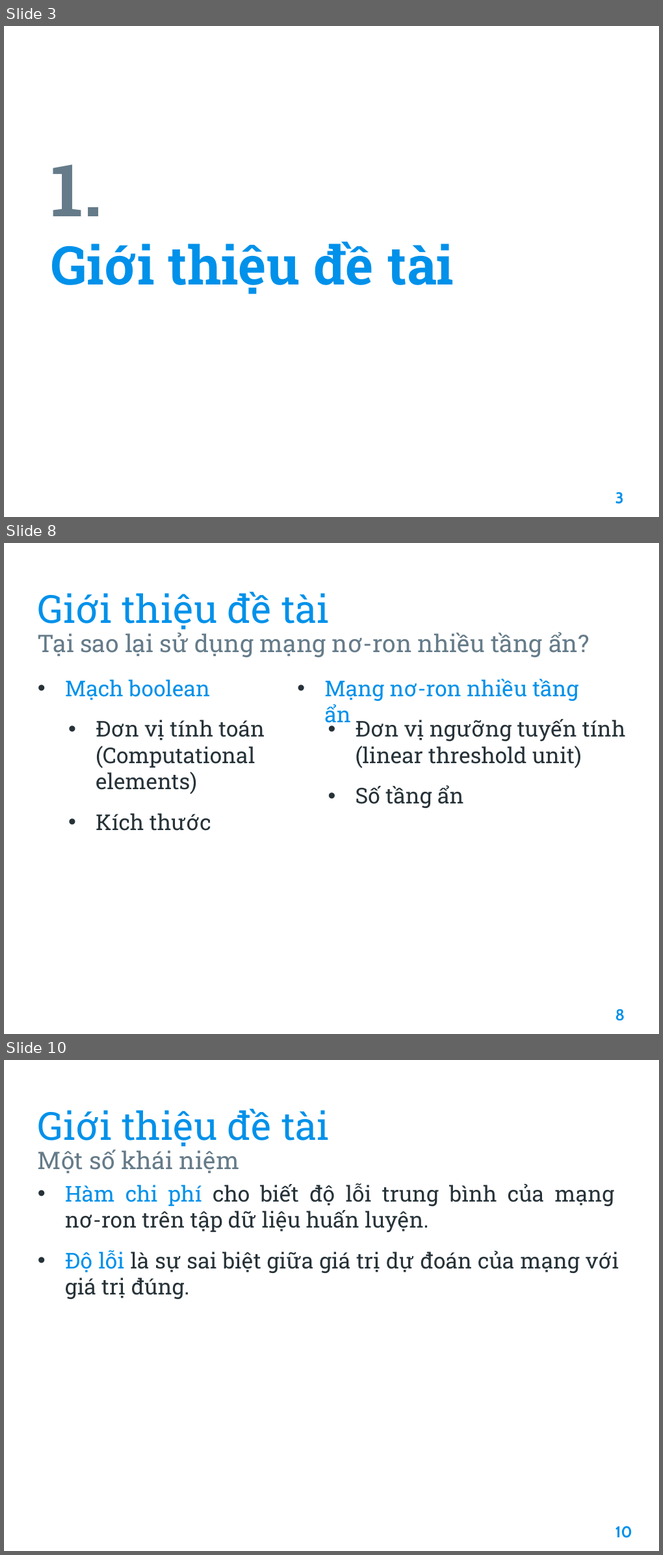
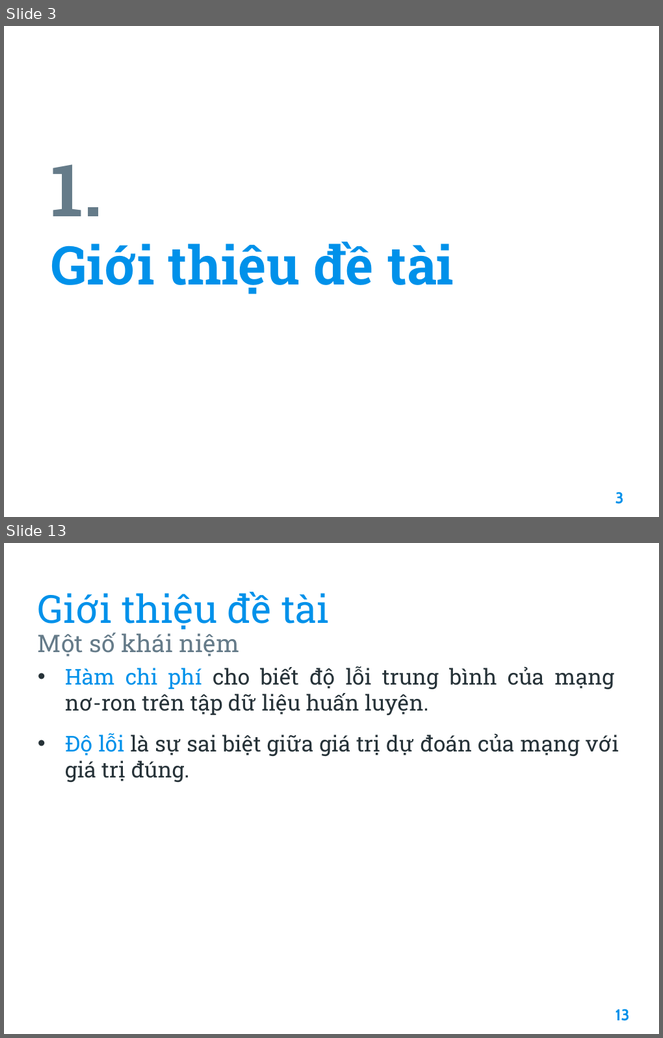
Before and after one commit to hoangminhquan-lhsdt/optimizers, a slide deck: report.pptx. Shown one above the other, each under a label of ours: slides 3, 8 and 10 before the commit, slides 3 and 13 after it; the slides between them are not shown. The pictures are 663x1555 and 663x1038 pixels, drawn with LibreOffice and Linux fonts; fonts in the diff are those of the drawing. Boxes give left, top, right and bottom in pixels: in the first picture for what was removed or moved away, otherwise in the second. Text is boxed around its words. In the diff, an @@ line names an element or a change of style, - is before the commit and + after.

```diff
--- a/report.pptx
+++ b/report.pptx
@@ slide 8 removed at (4, 543, 659, 1034), background #FFFFFF @@
@@ title removed at (38, 592, 329, 629) @@
-Giới thiệu đề tài
@@ text removed at (38, 632, 590, 657) @@
-Tại sao lại sử dụng mạng nơ-ron nhiều tầng ẩn?
@@ text removed at (324, 679, 579, 728) @@
-• Mạng nơ-ron nhiều tầng ẩn
@@ text removed at (65, 679, 210, 700) @@
-• Mạch boolean
@@ text removed at (96, 720, 265, 831) @@
-• Đơn vị tính toán (Computational elements)
-• Kích thước
@@ text removed at (356, 719, 626, 808) @@
-• Đơn vị ngưỡng tuyến tính (linear threshold unit)
-• Số tầng ẩn
@@ page number removed at (616, 1009, 625, 1021) @@
-8
@@ what was slide 10 is now slide 13 @@
@@ page number at (616, 1009, 630, 1021): text changed @@
-10
+13
```
Also in this commit, not shown: 9 slides changed, 5 slides added, 1 other slide removed.
